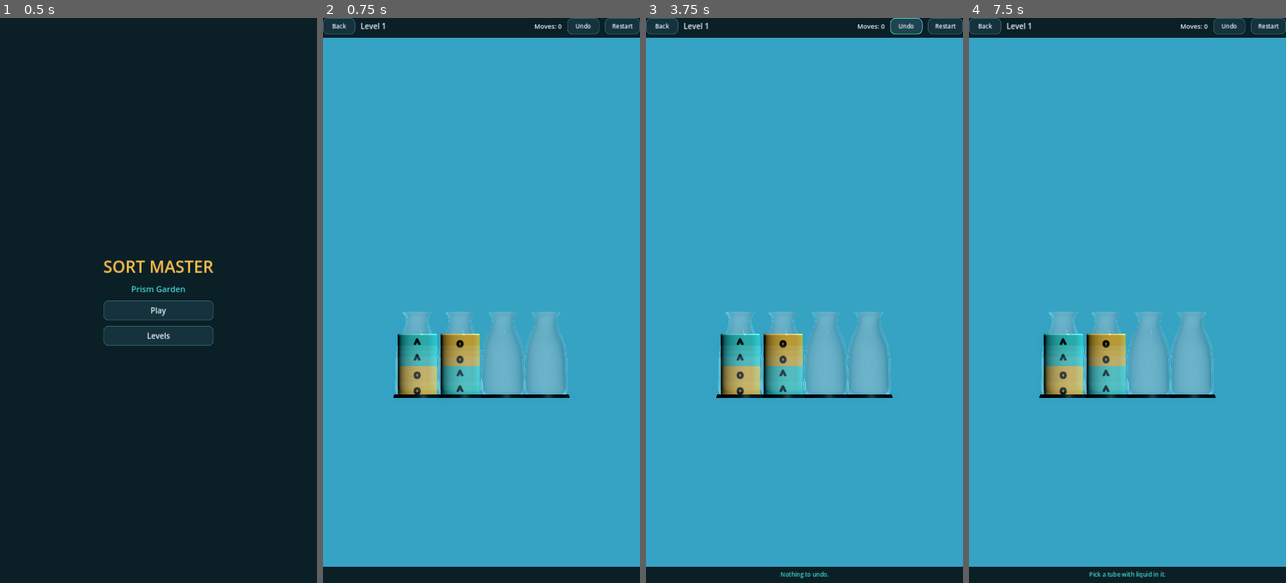
Above: before the commit, frames 1-4 (left to right).
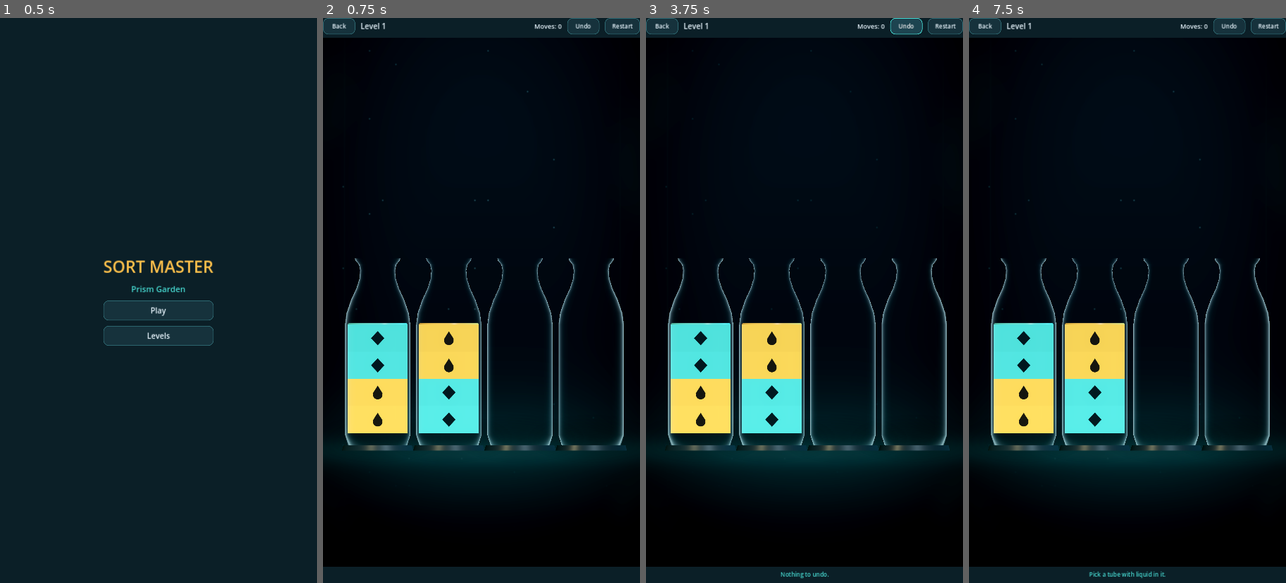
Above: after the commit, the same moments.

Repository: kieronpeters/sort-master
Game: Godot game, scene res://scenes/main.tscn
The game is run twice, just before and just after one commit, with the same random seed, the same clock (stepped at 60 frames per second) and the same inputs.
Inputs (mouse positions are in pixels of both pictures, inside the frame that each line leads up to):
- Up to frame 1 (0.5 s): no input
- Up to frame 2 (0.75 s): click "Play" at 0.5 s
- Up to frame 3 (3.75 s): click "Restart" at 1.25 s; click "Restart" at 2 s; click "Restart" at 2.75 s; click "Undo" at 3.5 s
- Up to frame 4 (7.5 s): click "Undo" at 4.25 s; click "Undo" at 5 s; click "Back" at 5.75 s; click "Play" at 6.5 s; tap Enter at 7.25 s; move the mouse to (1197, 272) at 7.27 s; click (1197, 272) at 7.42 s

Frame 1 is identical in both runs. In frame 2, 93% of the frame differs, in the area x 0-100%, y 3-98%; in frame 3, 93%; in frame 4, 93%.

Commit message:
feat: garden backdrop on a 3D plane, fresnel glass and one shared board layout (BUG-02, BUG-03)

Diff:
--- /dev/null
+++ b/godot/assets/shaders/garden_3d.gdshader
@@ -0,0 +1,80 @@
+shader_type spatial;
+render_mode unshaded, cull_disabled, shadows_disabled;
+
+// Prism Garden atmosphere, drawn on a quad behind the vessels.
+// Deliberately dark and low contrast: the liquid bands must stay the
+// brightest thing on screen, so the garden is mostly silhouette and a single
+// pool of light on the shelf where the vessels stand.
+
+uniform vec3 top_colour : source_color = vec3(0.024, 0.082, 0.110);
+uniform vec3 mid_colour : source_color = vec3(0.018, 0.058, 0.078);
+uniform vec3 low_colour : source_color = vec3(0.012, 0.037, 0.050);
+uniform vec3 glow_colour : source_color = vec3(0.250, 0.800, 0.780);
+uniform vec3 leaf_colour : source_color = vec3(0.055, 0.220, 0.205);
+uniform float glow_strength = 0.10;
+uniform float shelf_y = 0.82;
+uniform float shelf_strength = 0.10;
+uniform float leaf_strength = 0.30;
+uniform float mote_strength = 0.22;
+uniform float vignette_strength = 0.62;
+
+float hash21(vec2 p) {
+	return fract(sin(dot(p, vec2(127.1, 311.7))) * 43758.5453);
+}
+
+float leaf_mask(vec2 p, vec2 centre, vec2 radii, float angle) {
+	vec2 d = p - centre;
+	float s = sin(angle);
+	float c = cos(angle);
+	d = vec2(c * d.x + s * d.y, -s * d.x + c * d.y);
+	d /= radii;
+	return 1.0 - smoothstep(0.40, 1.0, length(d));
+}
+
+void fragment() {
+	vec2 uv = UV;
+
+	vec3 col = mix(top_colour, mid_colour, smoothstep(0.0, 0.60, uv.y));
+	col = mix(col, low_colour, smoothstep(0.60, 1.0, uv.y));
+
+	// A wide pool of cool light on the shelf line, where the vessels stand.
+	vec2 g = uv - vec2(0.5, shelf_y);
+	g.x *= 0.55;
+	g.y *= 4.2;
+	col += glow_colour * exp(-dot(g, g) * 6.0) * glow_strength;
+
+	// A fine band of light directly under the vessels.
+	float shelf = exp(-pow((uv.y - shelf_y) * 40.0, 2.0));
+	col += glow_colour * shelf * shelf_strength;
+
+	// Botanical silhouettes entering from the corners.
+	float leaves = 0.0;
+	leaves += leaf_mask(uv, vec2(-0.02, 0.16), vec2(0.20, 0.13), -0.42);
+	leaves += leaf_mask(uv, vec2(1.02, 0.26), vec2(0.18, 0.16), 0.55);
+	leaves += leaf_mask(uv, vec2(0.02, 0.90), vec2(0.17, 0.10), 0.30);
+	leaves += leaf_mask(uv, vec2(0.98, 0.86), vec2(0.15, 0.09), -0.25);
+	leaves = clamp(leaves, 0.0, 1.0);
+	col = mix(col, leaf_colour, leaves * leaf_strength * 0.55);
+
+	// Stems: barely-there vertical strokes.
+	float stems = 0.0;
+	stems += smoothstep(0.004, 0.0, abs(uv.x - 0.10)) * smoothstep(0.98, 0.45, uv.y);
+	stems += smoothstep(0.003, 0.0, abs(uv.x - 0.905)) * smoothstep(0.90, 0.35, uv.y);
+	col = mix(col, leaf_colour * 0.8, clamp(stems, 0.0, 1.0) * 0.12);
+
+	// Sparse drifting motes, only in the upper half.
+	vec2 cell_count = vec2(26.0, 42.0);
+	vec2 cell = fract(uv * cell_count) - 0.5;
+	vec2 id = floor(uv * cell_count);
+	float h = hash21(id);
+	float twinkle = 0.45 + 0.55 * sin(TIME * 0.9 + h * 6.2831);
+	float mote = smoothstep(0.11, 0.0, length(cell)) * step(0.965, h);
+	col += vec3(0.70, 0.95, 1.0) * mote * twinkle * mote_strength * smoothstep(0.95, 0.35, uv.y);
+
+	// Vignette keeps the eye on the board.
+	vec2 v = (uv - 0.5) * vec2(1.0, 0.86);
+	float vig = smoothstep(0.74, 0.18, length(v));
+	col *= mix(1.0 - vignette_strength, 1.0, vig);
+
+	ALBEDO = col;
+}
--- /dev/null
+++ b/godot/assets/shaders/glass.gdshader
@@ -0,0 +1,34 @@
+shader_type spatial;
+render_mode unshaded, blend_mix, cull_disabled, depth_draw_never, shadows_disabled;
+
+// Glass without the plastic look: an almost invisible body and a bright
+// Fresnel edge. Lighting is intentionally bypassed so the rim stays readable
+// against the garden no matter where the key light points.
+//
+// The Fresnel term is computed from explicitly interpolated view-space
+// normals and positions: the built-in NORMAL/VIEW pair is not reliable across
+// all of Godot's renderers, and getting it wrong turns the whole body milky.
+
+uniform vec4 body_colour : source_color = vec4(0.70, 0.93, 1.0, 1.0);
+uniform vec4 edge_colour : source_color = vec4(0.80, 0.97, 1.0, 1.0);
+uniform float body_alpha = 0.035;
+uniform float edge_alpha = 0.45;
+uniform float edge_power = 2.6;
+uniform float glow = 0.0;
+
+varying vec3 v_normal;
+varying vec3 v_position;
+
+void vertex() {
+	v_normal = normalize((MODELVIEW_MATRIX * vec4(NORMAL, 0.0)).xyz);
+	v_position = (MODELVIEW_MATRIX * vec4(VERTEX, 1.0)).xyz;
+}
+
+void fragment() {
+	vec3 view_dir = normalize(-v_position);
+	float f = 1.0 - abs(dot(normalize(v_normal), view_dir));
+	f = pow(clamp(f, 0.0, 1.0), edge_power);
+
+	ALBEDO = mix(body_colour.rgb, edge_colour.rgb, f);
+	ALPHA = clamp(mix(body_alpha, edge_alpha, f) + glow * 0.10, 0.0, 1.0);
+}
--- a/godot/scripts/presentation/board_3d.gd
+++ b/godot/scripts/presentation/board_3d.gd
@@ -1,49 +1,66 @@
 extends Node3D
 
-## 3D board rendered into a SubViewport behind the existing 2D HUD.
+## 3D board rendered into a SubViewport behind the 2D HUD.
 ## Rendering only: it holds no puzzle state, it is given a snapshot to draw.
+##
+## The garden lives on a quad behind the vessels, inside this viewport. That is
+## deliberately simpler than a transparent viewport: the board stays opaque, so
+## there is no depth-sorting or camera-clipping edge case to get wrong, and the
+## 2D hit strips keep using the same BoardLayout maths as the 3D placement.
 
 const VesselBuilderScript = preload("res://scripts/presentation/vessel_builder.gd")
+const GardenBackdropScript = preload("res://scripts/presentation/garden_backdrop.gd")
+const BoardLayoutScript = preload("res://scripts/presentation/board_layout.gd")
 
-# Design space shared with the 2D hit overlay (see main.gd)
-const DESIGN_W := 1080.0
-const DESIGN_H := 900.0
-const VESSEL_PX_W := 132.0
-const GAP_PX := 14.0
-const PX_PER_UNIT := 870.0
+const BACKDROP_Z := -1.4
+const SELECTED_LIFT := 0.018   # world units, ~20 design px at phone scale
 
 var camera: Camera3D
+
 var _vessels: Node3D
+var _backdrop: MeshInstance3D
+var _layout: Dictionary = {}
+var _signature := ""
+var _selected := -1
+var _tube_count := 0
+
 
 func _ready() -> void:
 	var env := Environment.new()
 	env.background_mode = Environment.BG_COLOR
-	env.background_color = Color("#0B1F27")
+	env.background_color = Color("#081A22")
 	env.ambient_light_source = Environment.AMBIENT_SOURCE_COLOR
 	env.ambient_light_color = Color("#2E5563")
-	env.ambient_light_energy = 0.10
+	env.ambient_light_energy = 0.16
 	env.glow_enabled = true
-	env.glow_intensity = 0.45
-	env.glow_bloom = 0.10
-	env.glow_hdr_threshold = 1.1
+	env.glow_intensity = 0.40
+	env.glow_bloom = 0.08
+	env.glow_hdr_threshold = 1.15
 	env.tonemap_mode = Environment.TONE_MAPPER_FILMIC
 	var world := WorldEnvironment.new()
 	world.environment = env
 	add_child(world)
 
 	var key := DirectionalLight3D.new()
-	key.rotation_degrees = Vector3(-40, 24, 0)
-	key.light_energy = 0.60
+	key.rotation_degrees = Vector3(-38, 22, 0)
+	key.light_energy = 0.55
 	key.light_color = Color("#EAF7FF")
 	key.shadow_enabled = false
 	add_child(key)
 
 	var rim := OmniLight3D.new()
 	rim.position = Vector3(0.6, 0.7, -0.5)
-	rim.light_energy = 1.5
+	rim.light_energy = 1.4
 	rim.light_color = Color("#7FE9FF")
 	rim.omni_range = 3.0
 	add_child(rim)
+
+	var fill := OmniLight3D.new()
+	fill.position = Vector3(-0.8, 0.2, 0.9)
+	fill.light_energy = 0.5
+	fill.light_color = Color("#FFD9A0")
+	fill.omni_range = 2.4
+	add_child(fill)
 
 	camera = Camera3D.new()
 	camera.projection = Camera3D.PROJECTION_ORTHOGONAL
@@ -52,42 +69,122 @@
 	camera.far = 10.0
 	add_child(camera)
 	camera.current = true
-	_fit_camera()
-	get_viewport().size_changed.connect(_fit_camera)
+
+	_backdrop = GardenBackdropScript.build()
+	_backdrop.position = Vector3(0, 0, BACKDROP_Z)
+	add_child(_backdrop)
 
 	_vessels = Node3D.new()
 	add_child(_vessels)
 
-## Keeps 1 design pixel equal to one screen pixel at any window size.
-## The 2D hit areas scale by viewport_width / DESIGN_W, so the camera must use
-## the same factor or the vessels and their hit strips drift apart.
+	_fit_camera()
+	get_viewport().size_changed.connect(_on_viewport_resized)
+
+
+func _on_viewport_resized() -> void:
+	_fit_camera()
+
+
+## Keeps the vessel placement and the camera in one coordinate system.
+## BoardLayout converts design pixels to world units for both the 3D vessels
+## and the 2D hit strips, so the tap targets can never drift from the art.
 func _fit_camera() -> void:
 	if camera == null:
 		return
 	var vp := get_viewport().get_visible_rect().size
 	if vp.x < 2.0 or vp.y < 2.0:
 		return
-	var sx := vp.x / DESIGN_W
-	camera.size = vp.y / (PX_PER_UNIT * sx)
+	var n: int = maxi(1, _tube_count)
+	_layout = BoardLayoutScript.compute(n, vp)
+	if _layout.is_empty():
+		return
 
-## Rebuilds every vessel from a board snapshot.
+	var ppu: float = _layout.ppu
+	camera.size = vp.y / (ppu * _layout.scale)
+
+	if _backdrop != null:
+		var aspect := vp.x / vp.y
+		# a little overscan so fractional window sizes never show an edge
+		_backdrop.scale = Vector3(camera.size * aspect * 1.08, camera.size * 1.08, 1.0)
+		_backdrop.position = Vector3(0, 0, BACKDROP_Z)
+		var mat := _backdrop.material_override as ShaderMaterial
+		if mat != null:
+			var shelf: float = 0.5 + (_layout.baseline / _layout.design_h - 0.5) / 1.08
+			mat.set_shader_parameter("shelf_y", shelf)
+
+	_layout_vessels()
+
+
+## Rebuilds every vessel from a board snapshot. Rebuilds only when the board
+## actually changed; selection-only updates animate the existing meshes.
 func set_board(tubes: Array, capacity: int, selected: int) -> void:
 	if _vessels == null:
 		return
-	for child in _vessels.get_children():
-		child.queue_free()
+	_tube_count = tubes.size()
 
-	var n := tubes.size()
-	if n == 0:
+	var sig := str(tubes) + "|" + str(capacity)
+	if sig != _signature:
+		_signature = sig
+		for child in _vessels.get_children():
+			_vessels.remove_child(child)
+			child.queue_free()
+		for i in tubes.size():
+			_vessels.add_child(VesselBuilderScript.build(tubes[i], capacity, i == selected))
+		_selected = selected
+		_fit_camera()
+		_apply_selection(selected, true)
+	else:
+		_apply_selection(selected, false)
+
+
+func _layout_vessels() -> void:
+	if _layout.is_empty():
 		return
-	var total_w := n * VESSEL_PX_W + (n - 1) * GAP_PX
-	var start_x := (DESIGN_W - total_w) * 0.5
-	var baseline_y := DESIGN_H * 0.86
+	var ppu: float = _layout.ppu
+	var centres: Array = _layout.centres
+	var offset_y: float = (_layout.design_h * 0.5 - _layout.baseline) / ppu
+	var children := _vessels.get_children()
+	for i in children.size():
+		if i >= centres.size():
+			break
+		var v: Node3D = children[i]
+		var x: float = (centres[i] - BoardLayoutScript.DESIGN_W * 0.5) / ppu
+		v.set_meta("base_x", x)
+		v.set_meta("base_y", offset_y)
+		v.position = Vector3(x, offset_y, 0)
 
-	for i in n:
-		var v = VesselBuilderScript.build(tubes[i], capacity, i == selected)
-		var centre_px := start_x + i * (VESSEL_PX_W + GAP_PX) + VESSEL_PX_W * 0.5
-		var x := (centre_px - DESIGN_W * 0.5) / PX_PER_UNIT
-		var y := (DESIGN_H * 0.5 - baseline_y) / PX_PER_UNIT
-		v.position = Vector3(x, y, 0)
-		_vessels.add_child(v)
+
+func _apply_selection(selected: int, instant: bool) -> void:
+	if _layout.is_empty():
+		return
+	var children := _vessels.get_children()
+	for i in children.size():
+		var v: Node3D = children[i]
+		var is_selected: bool = i == selected
+		var glass = v.get_meta("glass", null)
+		if glass != null:
+			glass.material_override = VesselBuilderScript.glass_material(is_selected)
+		var pool = v.get_meta("select_glow", null)
+		if pool != null:
+			pool.visible = is_selected
+		var base_y: float = float(v.get_meta("base_y", v.position.y))
+		var target_y: float = base_y + (SELECTED_LIFT if is_selected else 0.0)
+		if instant:
+			v.position.y = target_y
+		else:
+			var t := create_tween()
+			t.tween_property(v, "position:y", target_y, 0.14).set_trans(Tween.TRANS_SINE)
+	_selected = selected
+
+
+## Short horizontal nudge used when a pour is rejected.
+func reject(index: int) -> void:
+	var children := _vessels.get_children()
+	if index < 0 or index >= children.size():
+		return
+	var v: Node3D = children[index]
+	var base_x: float = float(v.get_meta("base_x", v.position.x))
+	var t := create_tween()
+	t.tween_property(v, "position:x", base_x - 0.02, 0.05)
+	t.tween_property(v, "position:x", base_x + 0.02, 0.06)
+	t.tween_property(v, "position:x", base_x, 0.07)
--- /dev/null
+++ b/godot/scripts/presentation/board_layout.gd
@@ -0,0 +1,63 @@
+class_name BoardLayout
+extends RefCounted
+
+## Pure layout maths for the 3D board.
+##
+## Everything is expressed in *design pixels* (the 1080-wide UI coordinate
+## space) so the drawn vessels and the transparent 2D hit strips are derived
+## from one place. Sharing this function is what keeps taps aligned with what
+## the player sees at every window size and every tube count.
+
+const DESIGN_W := 1080.0
+
+## Vessel metrics in world units, taken from vessel_mesh.gd's lathe profile.
+const VESSEL_WORLD_W := 0.172
+const VESSEL_WORLD_H := 0.504
+
+const VESSEL_GAP := 20.0        # design px between neighbouring vessels
+const WIDTH_FRACTION := 0.88    # of the design width, including the outer margin
+const BASELINE_FRACTION := 0.78 # of the design height, measured from the top
+const MAX_HEIGHT_FRACTION := 0.46
+
+## Returns {} for a degenerate request.
+##
+## scale      design px per screen px (1.0 at the 1080-wide reference size)
+## design_h   design-space height of the viewport
+## ppu        design px per world unit
+## vessel_w   vessel width in design px
+## slot       centre-to-centre distance in design px
+## centres    design-space x centre of each vessel
+## baseline   design-space y of the vessel bases
+## hit_top    design-space y where the tap strip starts
+static func compute(tube_count: int, viewport: Vector2) -> Dictionary:
+	if tube_count <= 0 or viewport.x < 2.0 or viewport.y < 2.0:
+		return {}
+
+	var sx: float = viewport.x / DESIGN_W
+	var design_h: float = viewport.y / sx
+
+	var usable: float = DESIGN_W * WIDTH_FRACTION
+	var ppu_w: float = (usable - float(tube_count - 1) * VESSEL_GAP) / (float(tube_count) * VESSEL_WORLD_W)
+	var ppu_h: float = design_h * MAX_HEIGHT_FRACTION / VESSEL_WORLD_H
+	var ppu: float = maxf(1.0, minf(ppu_w, ppu_h))
+
+	var vessel_w: float = VESSEL_WORLD_W * ppu
+	var slot: float = vessel_w + VESSEL_GAP
+	var total: float = float(tube_count) * slot - VESSEL_GAP
+	var start: float = (DESIGN_W - total) * 0.5
+
+	var centres: Array = []
+	for i in tube_count:
+		centres.append(start + slot * (float(i) + 0.5))
+
+	var baseline: float = design_h * BASELINE_FRACTION
+	return {
+		"scale": sx,
+		"design_h": design_h,
+		"ppu": ppu,
+		"vessel_w": vessel_w,
+		"slot": slot,
+		"centres": centres,
+		"baseline": baseline,
+		"hit_top": baseline - VESSEL_WORLD_H * ppu * 1.06,
+	}
--- /dev/null
+++ b/godot/scripts/presentation/garden_backdrop.gd
@@ -0,0 +1,26 @@
+class_name GardenBackdrop
+extends RefCounted
+
+## The gameplay backdrop: a single unshaded quad behind the vessels carrying
+## the procedural Prism Garden shader. A 3D plane (rather than viewport
+## transparency) keeps the board opaque, so the vessel render, depth sorting
+## and camera fit stay exactly as they are.
+
+const SHADER_PATH := "res://assets/shaders/garden_3d.gdshader"
+
+static func build() -> MeshInstance3D:
+	var quad := QuadMesh.new()
+	quad.size = Vector2.ONE
+
+	var mi := MeshInstance3D.new()
+	mi.name = "GardenBackdrop"
+	mi.mesh = quad
+	mi.material_override = material()
+	mi.cast_shadow = GeometryInstance3D.SHADOW_CASTING_SETTING_OFF
+	mi.extra_cull_margin = 8.0
+	return mi
+
+static func material() -> ShaderMaterial:
+	var mat := ShaderMaterial.new()
+	mat.shader = load(SHADER_PATH)
+	return mat
--- a/godot/scripts/presentation/vessel_builder.gd
+++ b/godot/scripts/presentation/vessel_builder.gd
@@ -3,7 +3,8 @@
 
 ## Builds one vessel from a tube's contents.
 ## Glass is a lathed profile (VesselMesh); liquid is a stack of opaque bands
-## inside the inner wall, with a meniscus disc at the surface.
+## inside the inner wall, with a meniscus disc at the surface and a designed
+## symbol on every band so colour is never the only cue.
 
 const VesselMeshScript = preload("res://scripts/presentation/vessel_mesh.gd")
 
@@ -15,11 +16,24 @@
 	"E": Color("#D0A2FF"),
 	"F": Color("#F87AA7"),
 }
-const GLYPHS := {"A": "o", "B": "^", "C": "#", "D": "*", "E": "+", "F": "="}
+
+## Original symbols drawn by tools/make_glyphs.ps1: droplet, prism, leaf,
+## sparkle, hexagon, ring. Shape carries the colour identity too.
+const GLYPHS := {
+	"A": preload("res://assets/2d/glyphs/glyph_a.png"),
+	"B": preload("res://assets/2d/glyphs/glyph_b.png"),
+	"C": preload("res://assets/2d/glyphs/glyph_c.png"),
+	"D": preload("res://assets/2d/glyphs/glyph_d.png"),
+	"E": preload("res://assets/2d/glyphs/glyph_e.png"),
+	"F": preload("res://assets/2d/glyphs/glyph_f.png"),
+}
+
+const SYMBOL_WORLD_H := 0.040
 
 static func build(contents: Array, capacity: int, selected: bool = false) -> Node3D:
 	var root := Node3D.new()
 	var band_h: float = VesselMeshScript.capacity_height() / float(capacity)
+	var base_y: float = VesselMeshScript.LIQUID_BASE
 	var r: float = VesselMeshScript.liquid_radius()
 
 	for i in contents.size():
@@ -35,18 +49,18 @@
 		var mi := MeshInstance3D.new()
 		mi.mesh = mesh
 		mi.material_override = _liquid_material(colour, i)
-		mi.position = Vector3(0, band_h * 0.5 + band_h * i, 0)
+		mi.position = Vector3(0, base_y + band_h * 0.5 + band_h * i, 0)
 		root.add_child(mi)
 
-		var label := Label3D.new()
-		label.text = GLYPHS.get(contents[i], "?")
-		label.font_size = 84
-		label.pixel_size = 0.0005
-		label.modulate = _ink_for(colour)
-		label.outline_size = 26
-		label.outline_modulate = Color(1, 1, 1, 0.85) if colour.get_luminance() <= 0.55 else Color(0, 0, 0, 0.85)
-		label.position = Vector3(0, band_h * 0.5 + band_h * i, r + 0.008)
-		root.add_child(label)
+		var symbol := Sprite3D.new()
+		symbol.texture = GLYPHS.get(contents[i], GLYPHS["A"])
+		symbol.pixel_size = SYMBOL_WORLD_H / 128.0
+		symbol.modulate = _ink_for(colour)
+		symbol.shaded = false
+		symbol.double_sided = true
+		symbol.texture_filter = BaseMaterial3D.TEXTURE_FILTER_LINEAR_WITH_MIPMAPS
+		symbol.position = Vector3(0, base_y + band_h * 0.5 + band_h * i, r + 0.010)
+		root.add_child(symbol)
 
 	# meniscus: a lighter lip at the liquid surface, slightly inset
 	if contents.size() > 0:
@@ -59,18 +73,41 @@
 		var disc_mi := MeshInstance3D.new()
 		disc_mi.mesh = disc
 		var dm := StandardMaterial3D.new()
-		dm.albedo_color = surface.lightened(0.18)
-		dm.roughness = 0.10
-		dm.metallic_specular = 0.95
+		dm.albedo_color = surface.lightened(0.10)
+		dm.roughness = 0.22
+		dm.metallic_specular = 0.55
 		disc_mi.material_override = dm
-		disc_mi.position = Vector3(0, band_h * contents.size() + 0.002, 0)
+		disc_mi.position = Vector3(0, base_y + band_h * contents.size() + 0.002, 0)
 		root.add_child(disc_mi)
+
+	# contact shadow, so the vessel sits on the garden rather than floating
+	var shadow := Sprite3D.new()
+	shadow.texture = _shadow_texture()
+	shadow.pixel_size = 0.34 / 64.0
+	shadow.scale = Vector3(1.0, 0.38, 1.0)
+	shadow.position = Vector3(0, 0.030, -0.10)
+	shadow.modulate = Color(1, 1, 1, 0.55)
+	shadow.shaded = false
+	root.add_child(shadow)
+
+	# selection pool, so the chosen tube reads at a glance
+	var pool := Sprite3D.new()
+	pool.texture = _glow_texture()
+	pool.pixel_size = 0.46 / 64.0
+	pool.scale = Vector3(1.0, 0.42, 1.0)
+	pool.position = Vector3(0, 0.045, -0.09)
+	pool.modulate = Color(1, 1, 1, 0.55)
+	pool.visible = selected
+	pool.shaded = false
+	root.add_child(pool)
+	root.set_meta("select_glow", pool)
 
 	# lathed glass
 	var glass := MeshInstance3D.new()
-	glass.mesh = VesselMeshScript.build_glass()
-	glass.material_override = _glass_material(selected)
+	glass.mesh = VesselMeshScript.build_glass(false)
+	glass.material_override = glass_material(selected)
 	root.add_child(glass)
+	root.set_meta("glass", glass)
 
 	# base plinth
 	var base := CylinderMesh.new()
@@ -81,42 +118,71 @@
 	var base_mi := MeshInstance3D.new()
 	base_mi.mesh = base
 	var bm := StandardMaterial3D.new()
-	bm.albedo_color = Color("#12242b")
-	bm.roughness = 0.30
-	bm.metallic = 0.55
+	bm.albedo_color = Color("#1B3A44")
+	bm.roughness = 0.38
+	bm.metallic = 0.30
 	base_mi.material_override = bm
 	base_mi.position = Vector3(0, 0.006, 0)
 	root.add_child(base_mi)
 
 	return root
 
-static func _glass_material(selected: bool) -> StandardMaterial3D:
-	var m := StandardMaterial3D.new()
-	m.albedo_color = Color(1.0, 0.86, 0.45, 0.30) if selected else Color(0.86, 0.96, 1.0, 0.13)
-	m.transparency = BaseMaterial3D.TRANSPARENCY_ALPHA
-	m.roughness = 0.03
-	m.metallic = 0.0
-	m.metallic_specular = 1.0
-	m.rim_enabled = true
-	m.rim = 1.0 if selected else 0.85
-	m.rim_tint = 0.15 if selected else 0.45
-	m.emission_enabled = selected
-	m.emission = Color("#FFD76A")
-	m.emission_energy_multiplier = 0.9 if selected else 0.0
-	m.cull_mode = BaseMaterial3D.CULL_DISABLED
-	m.shading_mode = BaseMaterial3D.SHADING_MODE_PER_PIXEL
-	m.depth_draw_mode = BaseMaterial3D.DEPTH_DRAW_OPAQUE_ONLY
+const GLASS_SHADER = preload("res://assets/shaders/glass.gdshader")
+
+static func glass_material(selected: bool) -> ShaderMaterial:
+	var m := ShaderMaterial.new()
+	m.shader = GLASS_SHADER
+	if selected:
+		m.set_shader_parameter("body_colour", Color(1.0, 0.95, 0.85))
+		m.set_shader_parameter("edge_colour", Color(1.0, 0.82, 0.38))
+		m.set_shader_parameter("body_alpha", 0.0)
+		m.set_shader_parameter("edge_alpha", 0.62)
+		m.set_shader_parameter("edge_power", 5.0)
+		m.set_shader_parameter("glow", 0.0)
+	else:
+		m.set_shader_parameter("body_colour", Color(0.70, 0.93, 1.0))
+		m.set_shader_parameter("edge_colour", Color(0.80, 0.97, 1.0))
+		m.set_shader_parameter("body_alpha", 0.0)
+		m.set_shader_parameter("edge_alpha", 0.55)
+		m.set_shader_parameter("edge_power", 5.0)
+		m.set_shader_parameter("glow", 0.0)
 	return m
 
 static func _liquid_material(colour: Color, index: int) -> StandardMaterial3D:
 	var m := StandardMaterial3D.new()
 	# deeper bands read as more liquid; the palette hex stays the base
-	var shade: float = 0.04 * float(index)
-	m.albedo_color = colour.darkened(shade)
-	m.emission_enabled = false
-	m.roughness = 0.38
-	m.metallic_specular = 0.18
+	# unshaded keeps the palette hex faithful; the bands must stay the
+	# brightest, most legible thing on screen
+	m.shading_mode = BaseMaterial3D.SHADING_MODE_UNSHADED
+	m.albedo_color = colour.darkened(0.03 * float(index))
 	return m
 
+## Soft radial falloff used for the contact shadow behind each vessel.
+static func _shadow_texture() -> GradientTexture2D:
+	var grad := Gradient.new()
+	grad.set_color(0, Color(0.0, 0.02, 0.03, 0.55))
+	grad.set_color(1, Color(0.0, 0.02, 0.03, 0.0))
+	var tex := GradientTexture2D.new()
+	tex.gradient = grad
+	tex.width = 64
+	tex.height = 64
+	tex.fill = GradientTexture2D.FILL_RADIAL
+	tex.fill_from = Vector2(0.5, 0.5)
+	tex.fill_to = Vector2(1.0, 0.5)
+	return tex
+
+static func _glow_texture() -> GradientTexture2D:
+	var grad := Gradient.new()
+	grad.set_color(0, Color(1.0, 0.86, 0.52, 0.55))
+	grad.set_color(1, Color(1.0, 0.86, 0.52, 0.0))
+	var tex := GradientTexture2D.new()
+	tex.gradient = grad
+	tex.width = 64
+	tex.height = 64
+	tex.fill = GradientTexture2D.FILL_RADIAL
+	tex.fill_from = Vector2(0.5, 0.5)
+	tex.fill_to = Vector2(1.0, 0.5)
+	return tex
+
 static func _ink_for(colour: Color) -> Color:
-	return Color(0.04, 0.06, 0.08, 0.92) if colour.get_luminance() > 0.55 else Color(1, 1, 1, 0.95)
+	return Color(0.03, 0.05, 0.07, 0.92) if colour.get_luminance() > 0.55 else Color(1, 1, 1, 0.95)
--- a/godot/scripts/presentation/vessel_mesh.gd
+++ b/godot/scripts/presentation/vessel_mesh.gd
@@ -10,27 +10,28 @@
 ## Outer silhouette, bottom to top: (radius, height) in metres.
 static var OUTER: Array = [
 	Vector2(0.052, 0.000),
-	Vector2(0.078, 0.010),
-	Vector2(0.086, 0.030),
-	Vector2(0.086, 0.055),
-	Vector2(0.084, 0.150),
-	Vector2(0.079, 0.196),
-	Vector2(0.068, 0.232),
-	Vector2(0.054, 0.262),
-	Vector2(0.046, 0.286),
-	Vector2(0.044, 0.306),
-	Vector2(0.047, 0.318),
-	Vector2(0.056, 0.328),
-	Vector2(0.058, 0.334),
+	Vector2(0.078, 0.014),
+	Vector2(0.086, 0.040),
+	Vector2(0.086, 0.070),
+	Vector2(0.086, 0.330),
+	Vector2(0.082, 0.360),
+	Vector2(0.070, 0.395),
+	Vector2(0.056, 0.425),
+	Vector2(0.048, 0.450),
+	Vector2(0.046, 0.472),
+	Vector2(0.049, 0.487),
+	Vector2(0.058, 0.498),
+	Vector2(0.060, 0.504),
 ]
 
 static var WALL: float = 0.006
 
-static func build_glass() -> ArrayMesh:
+static func build_glass(inner_wall: bool = true) -> ArrayMesh:
 	var st := SurfaceTool.new()
 	st.begin(Mesh.PRIMITIVE_TRIANGLES)
 	_stitch(st, OUTER, false)
-	_stitch(st, _inset(OUTER), true)
+	if inner_wall:
+		_stitch(st, _inset(OUTER), true)
 	st.generate_normals()
 	return st.commit()
 
@@ -76,8 +77,11 @@
 			return lerp(a.x, b.x, t) - WALL
 	return OUTER[OUTER.size() - 1].x - WALL
 
+## Liquid sits above the base fillet so no band can poke through the glass.
+const LIQUID_BASE := 0.045
+
 static func liquid_radius() -> float:
-	return inner_radius_at(0.10) - 0.002
+	return inner_radius_at(0.15) - 0.001
 
 static func capacity_height() -> float:
-	return 0.245
+	return 0.285
Not shown, added: godot/assets/shaders/garden_3d.gdshader.uid
Not shown, added: godot/assets/shaders/glass.gdshader.uid
Not shown, added: godot/scripts/presentation/board_layout.gd.uid
Not shown, added: godot/scripts/presentation/garden_backdrop.gd.uid
